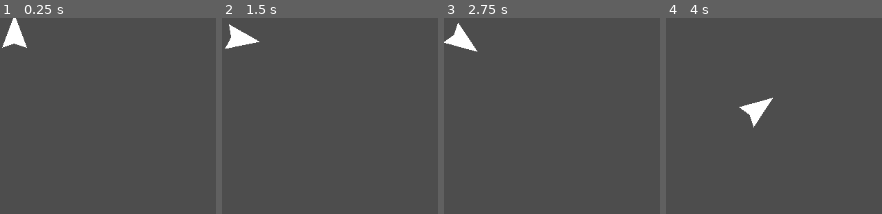
Above: before the commit, frames 1-4 (left to right).
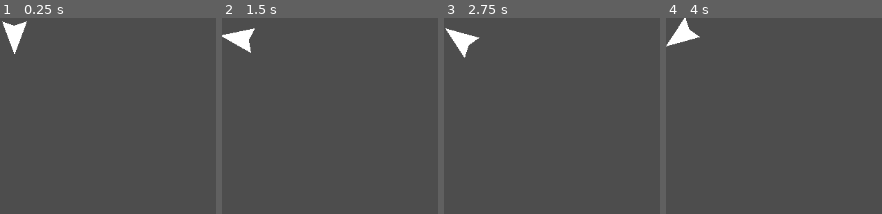
Above: after the commit, the same moments.

Repository: MatthewFeroz/ssw-555-game
Game: Godot game, scene res://Character/character.tscn
The game is run twice, just before and just after one commit, with the same random seed, the same clock (stepped at 60 frames per second) and the same inputs. This scene is started directly instead of the project's main scene.
Inputs:
- Up to frame 1 (0.25 s): no input
- Up to frame 2 (1.5 s): tap Enter at 0.5 s; hold Right (ui_right) 0.53-1.28 s; hold Left (ui_left) from 1.28 s (still down)
- Up to frame 3 (2.75 s): release Left (ui_left) at 2.03 s; hold Right (ui_right) from 2.03 s (still down)
- Up to frame 4 (4 s): release Right (ui_right) at 2.78 s; hold Up (ui_up) 2.78-3.53 s; hold Left (ui_left) from 3.53 s (still down)

The runs differ from the first frame. In frame 1, 0.8% of the frame differs, in the area x 0-13%, y 0-19%; in frame 2, 0.8%; in frame 3, 0.8%; in frame 4, 1.8%, in the area x 0-50%, y 0-57%.

Commit message:
changed the character movement to be more like Asteroids

Diff:
--- a/Character/character.gd
+++ b/Character/character.gd
@@ -1,43 +1,46 @@
-extends Area2D
+extends CharacterBody2D
 
-# basic movement code taken from https://docs.godotengine.org/en/stable/getting_started/step_by_step/scripting_player_input.html
-# code taken from https://gamemechanicexplorer.com/#thrust-1
 
 @export var rotation_speed = PI # radians/second
 @export var acceleration = 200 # pixels/second/second
 @export var max_velocity = 250 # pixels/second
+@export var damping = 3 # frames/second
 var screen_size : Vector2
 var player_size : Vector2
+var min_player_pos : Vector2
+var max_player_pos : Vector2
 
 func _ready():
+	# prevent the character from going offscreen
 	print("Initial Position: (" + str(position.x) + ", " + str(position.y) + ")")
 	screen_size = get_viewport_rect().size
 	player_size = $CollisionShape.shape.get_rect().size
-	var min_position: Vector2 = Vector2.ZERO + player_size / 2
-	var max_position: Vector2 = screen_size - player_size / 2
-	position = position.clamp(min_position, max_position)
+	min_player_pos = Vector2.ZERO + player_size / 2
+	max_player_pos = screen_size - player_size / 2
+	position = position.clamp(min_player_pos, max_player_pos)
 	print("New Position: (" + str(position.x) + ", " + str(position.y) + ")")
 
-func _process(delta):
-	# keep the ship on screen
-	position.x = wrapf(position.x, 0, screen_size.x)
-	position.y = wrapf(position.y, 0, screen_size.y)
+# movement code taken from https://youtu.be/FmIo8iBV1W8
+# TODO: decouple input into its own function; add functionality to control with mouse
+func _physics_process(delta: float) -> void:
+	# determine the input vector
+	var input_vector = Vector2(0, 1 if Input.is_action_pressed("ui_up") else 0)
 
-	var direction = 0
+	# prevent the character from going offscreen
+	position = position.clamp(min_player_pos, max_player_pos)
+
+	# calculate the character's velocity (and limit it to max velocity)
+	velocity += input_vector.rotated(rotation) * acceleration
+	velocity = velocity.limit_length(max_velocity)
+
+	# rotate the character based on the input
 	if Input.is_action_pressed("ui_left"):
-		direction = -1
+		rotate(-rotation_speed * delta)
 	if Input.is_action_pressed("ui_right"):
-		direction = 1
+		rotate(rotation_speed * delta)
 
-	rotation += rotation_speed * direction * delta
+	# if the user isn't moving forward, then let the velocity fall back to 0
+	if input_vector.y == 0:
+		velocity = velocity.move_toward(Vector2.ZERO, damping)
 
-	# calculate the velocity
-	var velocity : Vector2 = Vector2.ZERO
-	if Input.is_action_pressed("ui_up"):
-		# TODO: ensure that the spaceship actually accelerates, for now this uses the
-		velocity = Vector2.UP.rotated(rotation) * acceleration
-
-		# TODO: prevent the spaceship from exceeding the max speed
-
-	# move the character
-	position += velocity * delta
+	move_and_slide()
--- a/Character/character.tscn
+++ b/Character/character.tscn
@@ -6,7 +6,8 @@
 radius = 21.0
 height = 58.0
 
-[node name="Character" type="Area2D"]
+[node name="Character" type="CharacterBody2D"]
+motion_mode = 1
 script = ExtResource("1_k3002")
 
 [node name="CollisionShape" type="CollisionShape2D" parent="."]
@@ -14,7 +15,5 @@
 shape = SubResource("CapsuleShape2D_53kqe")
 
 [node name="Spaceship" type="Polygon2D" parent="."]
-position = Vector2(0, -10)
-rotation = 3.14155
 antialiased = true
 polygon = PackedVector2Array(0, 24, 18, -24, 0, -18, -18, -24)
